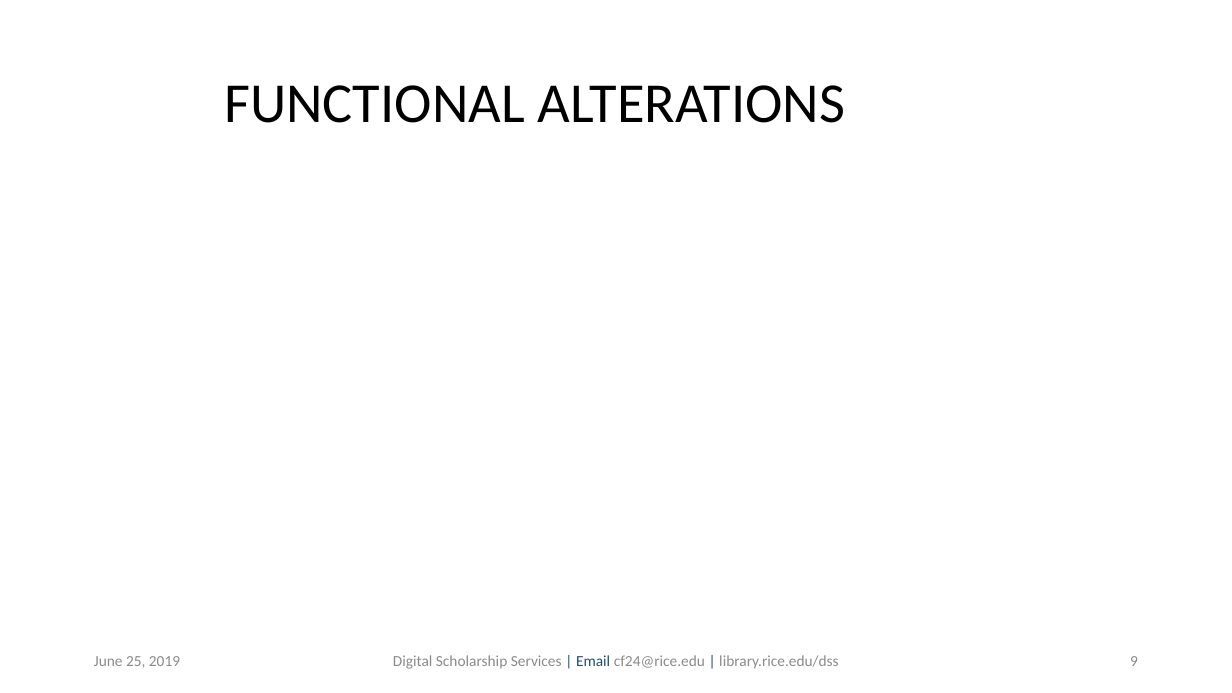
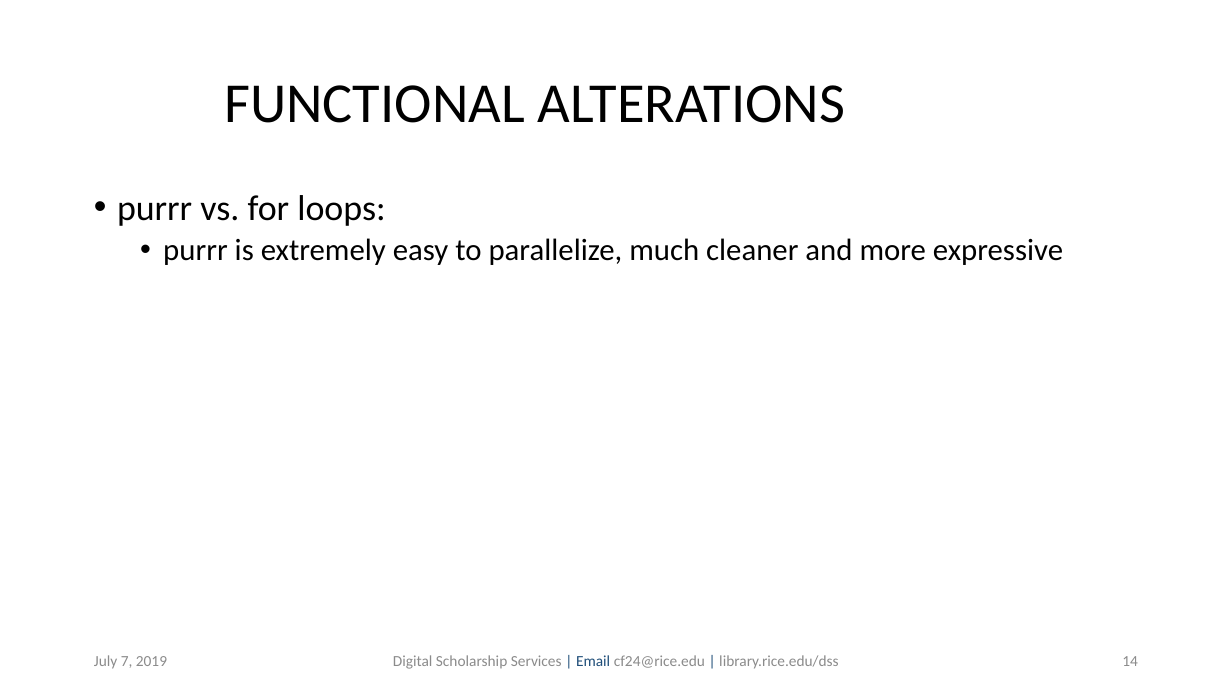
Before and after one commit to bakitybacon/rice-data-and-donuts, a slide deck: slide 14 of Rviz/R Visualization and Data Manipulation.pptx (slide 9 before the commit). Drawn at 1232x693 pixels with LibreOffice and Linux fonts; fonts in the diff are those of the drawing; background and template pictures are left out. Boxes give left, top, right and bottom in pixels: in the first picture for what was removed or moved away, otherwise in the second. Text is boxed around its words. In the diff, an @@ line names an element or a change of style, - is before the commit and + after.

```diff
--- a/Rviz/R Visualization and Data Manipulation.pptx
+++ b/Rviz/R Visualization and Data Manipulation.pptx
@@ text added at [117, 195, 1063, 265], 24 pt, text #000000 @@
+• purrr vs. for loops:
+  • purrr is extremely easy to parallelize, much cleaner and more expressive
@@ text at [94, 655, 167, 669]: text changed @@
-June 25, 2019
+July 7, 2019
@@ page number at [1122, 656, 1138, 666]: text changed @@
-9
+14
```
Also in this commit, not shown: 12 other slides changed, 19 slides added, 2 other files.
